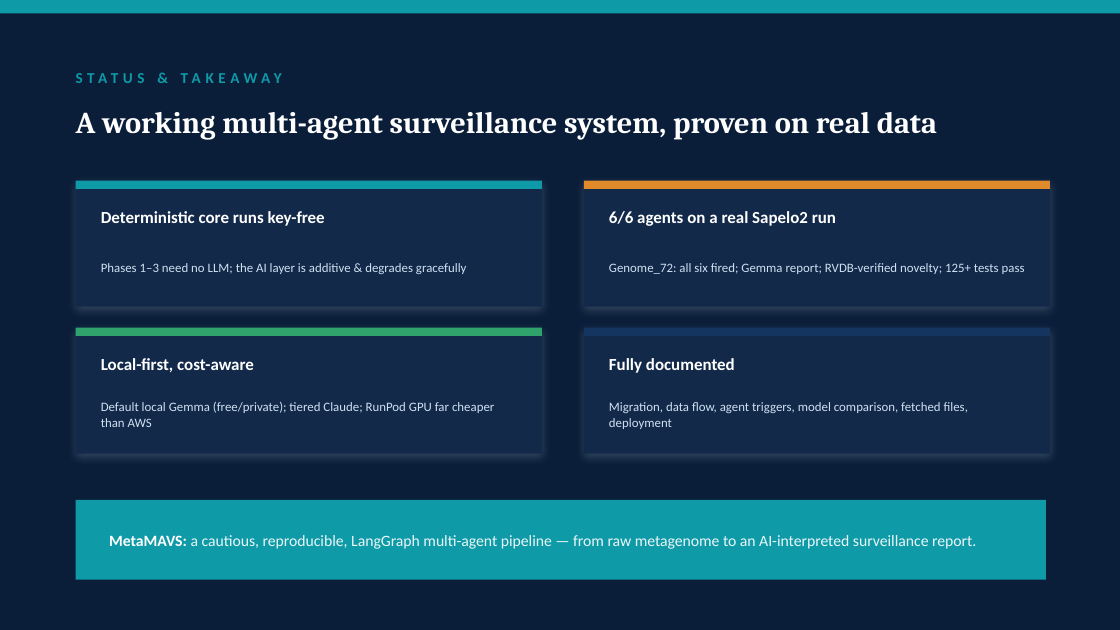
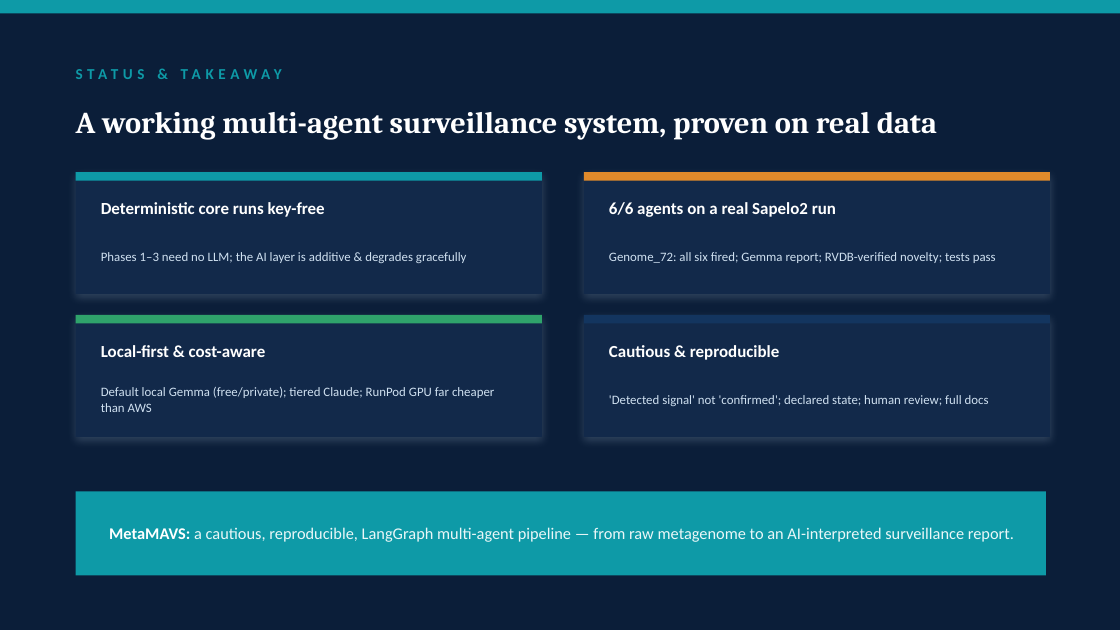
Before and after one commit to pengsihua2023/MetaMAVS, a slide deck: slide 40 of summary-MetaMAVS.pptx (slide 6 before the commit). Drawn at 1120x630 pixels with LibreOffice and Linux fonts; fonts in the diff are those of the drawing. Boxes give left, top, right and bottom in pixels: in the first picture for what was removed or moved away, otherwise in the second. Text is boxed around its words. In the diff, an @@ line names an element or a change of style, - is before the commit and + after.

```diff
--- a/summary-MetaMAVS.pptx
+++ b/summary-MetaMAVS.pptx
@@ text "STATUS & TAKEAWAY": place and size @@
-text "STATUS & TAKEAWAY" at bbox=[76, 63, 748, 92]
+text "STATUS & TAKEAWAY" at bbox=[76, 59, 748, 88]
@@ rectangle: place and size @@
-rectangle at bbox=[76, 181, 542, 307]
+rectangle at bbox=[76, 172, 542, 294]
@@ 3 texts, 2 rectangles: place and size @@
-3 texts, 2 rectangles at bbox=[76, 181, 1050, 274]
+3 texts, 2 rectangles at bbox=[76, 172, 1050, 263]
@@ rectangle: place and size @@
-rectangle at bbox=[584, 181, 1050, 307]
+rectangle at bbox=[584, 172, 1050, 294]
@@ text at bbox=[609, 252, 996, 263]: text changed @@
-Genome_72: all six fired; Gemma report; RVDB-verified novelty; 125+ tests pass
+Genome_72: all six fired; Gemma report; RVDB-verified novelty; tests pass
@@ rectangle: place and size @@
-rectangle at bbox=[76, 328, 542, 454]
+rectangle at bbox=[76, 315, 542, 437]
@@ 2 rectangles, 1 text: place and size @@
-2 rectangles, 1 text at bbox=[76, 328, 1050, 427]
+2 rectangles, 1 text at bbox=[76, 315, 1050, 412]
@@ rectangle: place and size @@
-rectangle at bbox=[584, 328, 1050, 454]
+rectangle at bbox=[584, 315, 1050, 437]
@@ text at bbox=[101, 345, 266, 357]: text changed @@
-Local-first, cost-aware
+Local-first & cost-aware
@@ text at bbox=[609, 345, 780, 360]: text changed @@
-Fully documented
+Cautious & reproducible
@@ text at bbox=[609, 395, 989, 406]: text changed @@
-Migration, data flow, agent triggers, model comparison, fetched files, deployment
+'Detected signal' not 'confirmed'; declared state; human review; full docs
@@ rectangle: place and size @@
-rectangle at bbox=[76, 500, 1046, 580]
+rectangle at bbox=[76, 492, 1046, 576]
@@ text "MetaMAVS: a cautious, reproducible, LangGraph ...": place and size @@
-text "MetaMAVS: a cautious, reproducible, LangGraph ..." at bbox=[109, 535, 976, 549]
+text "MetaMAVS: a cautious, reproducible, LangGraph ..." at bbox=[109, 527, 1014, 542]
@@ text "MetaMAVS: a cautious, reproducible, LangGraph ..." at bbox=[109, 527, 1014, 542]: size 13.5 to 14 pt @@
```
Also in this commit, not shown: 1 other slide changed, 38 slides added, 4 slides removed, 1 other file.
